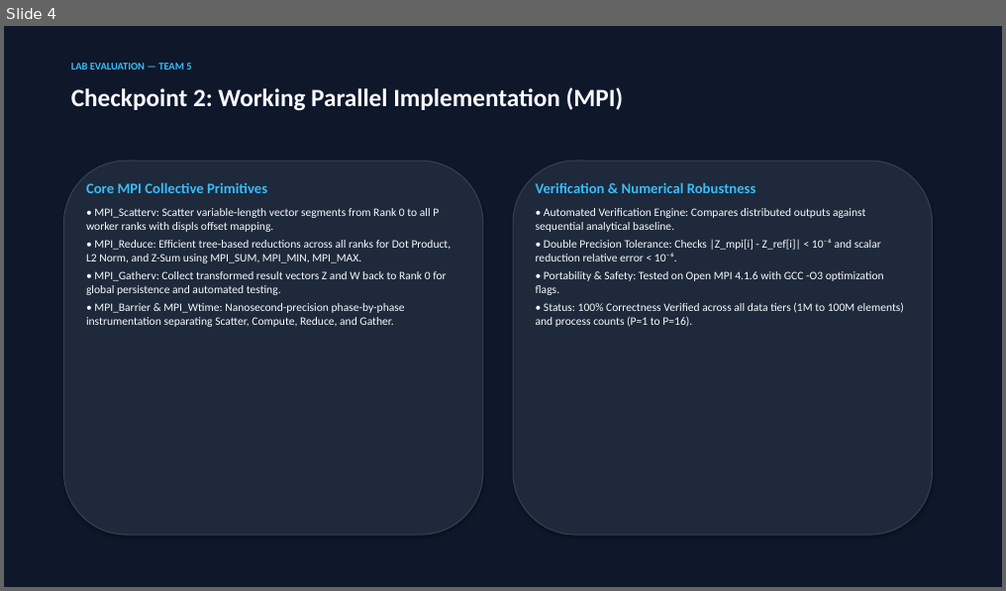
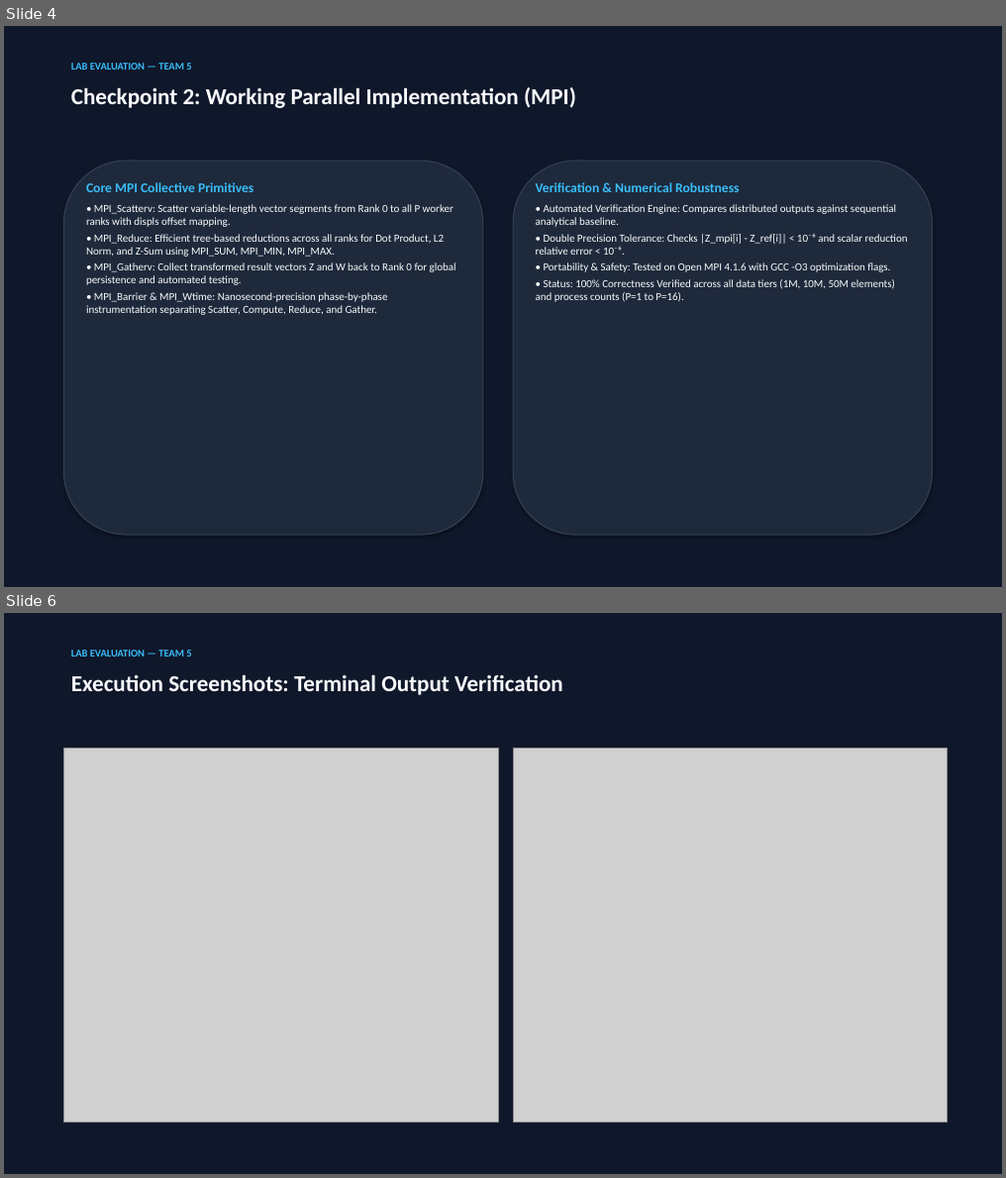
Before and after one commit to akaraj187/distributed-vector-processing-parallel-computing, a slide deck: presentation/Distributed_Vector_Processing_Lab_Evaluation.pptx. Shown one above the other, each under a label of ours: slide 4 before the commit, slides 4 and 6 after it; the slides between them are not shown. The pictures are 1006x591 and 1006x1178 pixels, drawn with LibreOffice and Linux fonts; fonts in the diff are those of the drawing; grey boxes stand for pictures. Boxes give left, top, right and bottom in pixels: in the first picture for what was removed or moved away, otherwise in the second. Text is boxed around its words. In the diff, an @@ line names an element or a change of style, - is before the commit and + after.

Commit message:
docs: add verified terminal output screenshots and align machine specs with actual Intel i5-5300U dual-core quad-thread hardware

```diff
--- a/presentation/Distributed_Vector_Processing_Lab_Evaluation.pptx
+++ b/presentation/Distributed_Vector_Processing_Lab_Evaluation.pptx
@@ slide 6 added at (x1=4, y1=613, x2=1002, y2=1174), background #FFFFFF @@
@@ rectangle added at (x1=4, y1=613, x2=1002, y2=1174), fill #0F172A @@
@@ text added at (x1=71, y1=650, x2=191, y2=657), 10 pt, text #38BDF8, bold @@
+LAB EVALUATION — TEAM 5
@@ text added at (x1=71, y1=674, x2=563, y2=695), 22 pt, text #F8FAFC, bold @@
+Execution Screenshots: Terminal Output Verification
@@ picture added at (x1=63, y1=748, x2=498, y2=1122) @@
@@ picture added at (x1=513, y1=748, x2=947, y2=1122) @@
@@ slide 4 changed as well @@
@@ text "Checkpoint 2: Working Parallel Implementation ..." at (x1=71, y1=87, x2=576, y2=108): size 24 to 22 pt @@
@@ text "Core MPI Collective Primitives" at (x1=86, y1=182, x2=456, y2=315): size 14 to 13 pt in "Core MPI Collective Primitives"; size 11 to 10.5 pt; less space between paragraphs @@
@@ text at (x1=536, y1=182, x2=908, y2=273): size 14 to 13 pt in "Verification & Numerical Robustness"; size 11 to 10.5 pt in "• Automated Verification Engine: Compares distributed output ...", "• Double Precision Tolerance: Checks |Z_mpi[i] - ...", "• Portability & Safety: Tested on Open ..."; less space between paragraphs @@
@@ text at (x1=536, y1=279, x2=895, y2=302): text changed; size 11 to 10.5 pt @@
-• Status: 100% Correctness Verified across all data tiers (1M to 100M elements) and process counts (P=1 to P=16).
+• Status: 100% Correctness Verified across all data tiers (1M, 10M, 50M elements) and process counts (P=1 to P=16).
```
Also in this commit, not shown: 9 other slides changed, 9 other files.
